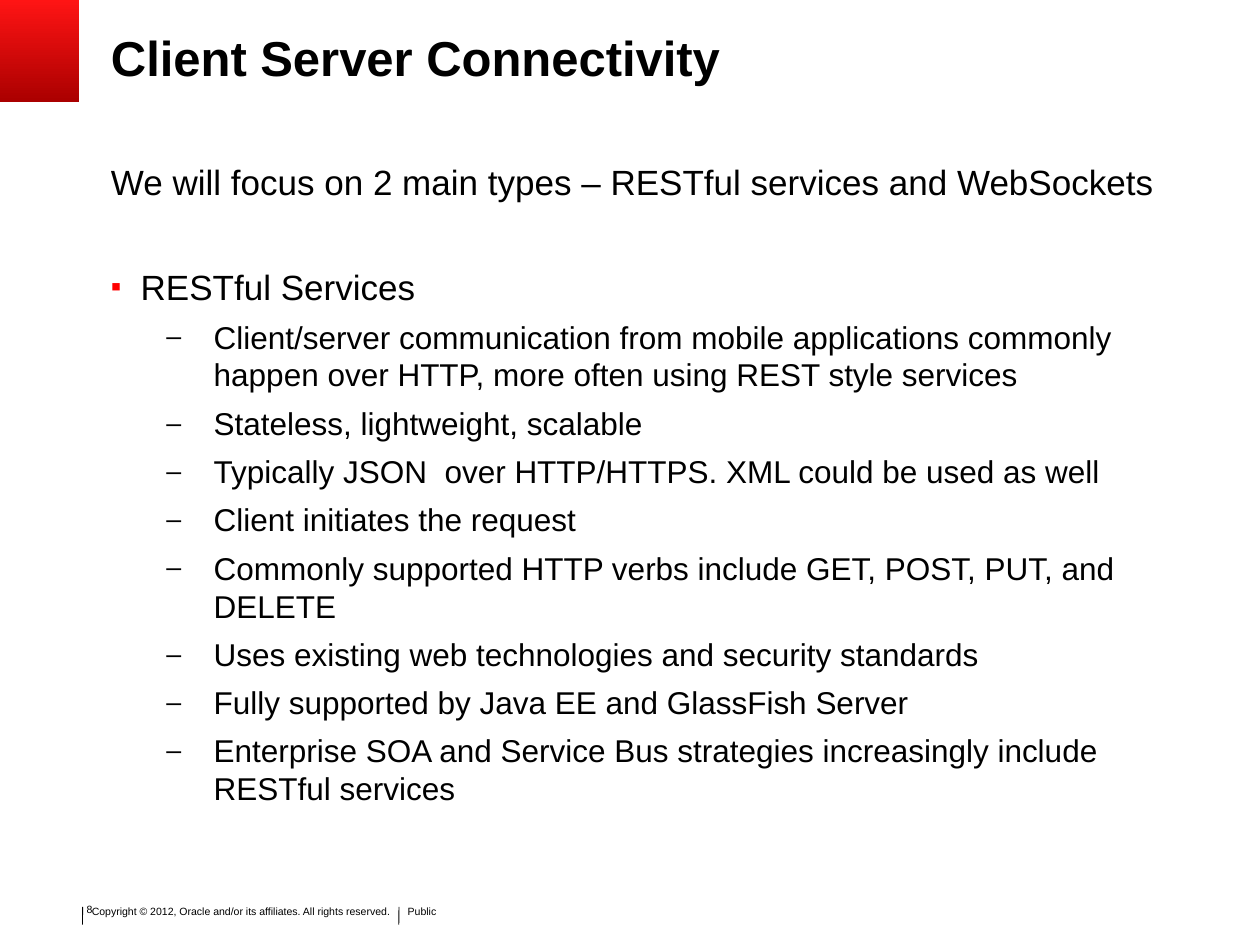
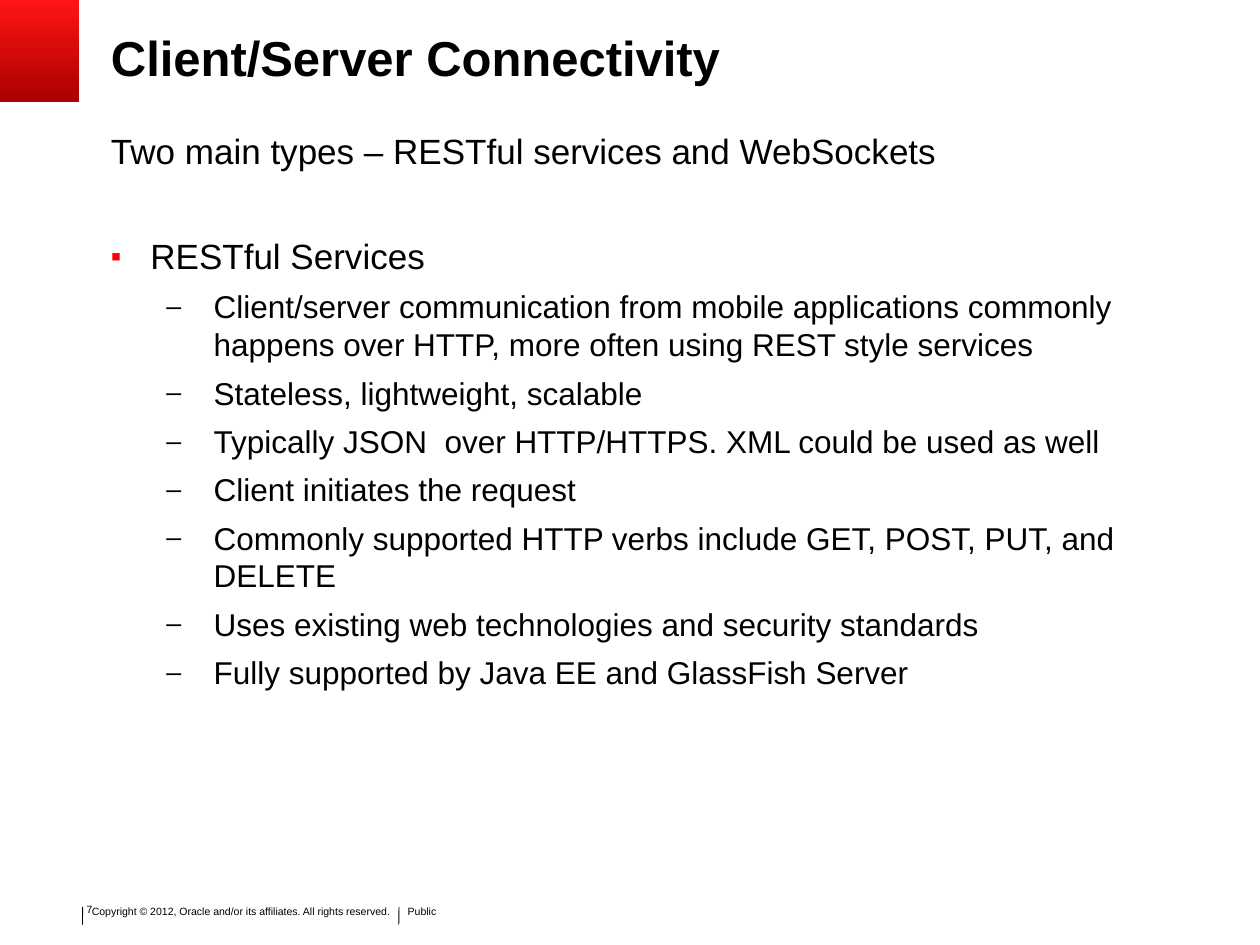
Before and after one commit to SoryBalde/javaee-mobile, a slide deck: slide 7 of javaee_mobile.ppt (slide 8 before the commit). Drawn at 1260x945 pixels with LibreOffice and Linux fonts; fonts in the diff are those of the drawing; background and template pictures are left out. Boxes give left, top, right and bottom in pixels: in the first picture for what was removed or moved away, otherwise in the second. Text is boxed around its words. In the diff, an @@ line names an element or a change of style, - is before the commit and + after.

```diff
--- a/javaee_mobile.ppt
+++ b/javaee_mobile.ppt
@@ title at <box>111,40,720,86</box>: text changed @@
-Client Server Connectivity
+Client/Server Connectivity
@@ text at <box>111,138,936,171</box>: text changed @@
-We will focus on 2 main types – RESTful services and WebSockets
+Two main types – RESTful services and WebSockets
@@ text "Two main types – RESTful ...": place and size @@
-text "Two main types – RESTful ..." at <box>111,169,1153,801</box>
+text "Two main types – RESTful ..." at <box>111,138,1115,690</box>
@@ text at <box>214,295,1112,362</box>: text changed @@
-  – Client/server communication from mobile applications commonly happen over HTTP, more often using REST style services
+  – Client/server communication from mobile applications commonly happens over HTTP, more often using REST style services
@@ text at <box>214,739,1098,801</box>: paragraph removed @@
-  – Enterprise SOA and Service Bus strategies increasingly include RESTful services
@@ page number at <box>87,905,93,914</box>: text changed @@
-8
+7
```
Also in this commit, not shown: 31 other slides changed, 6 slides added, 6 slides removed.
